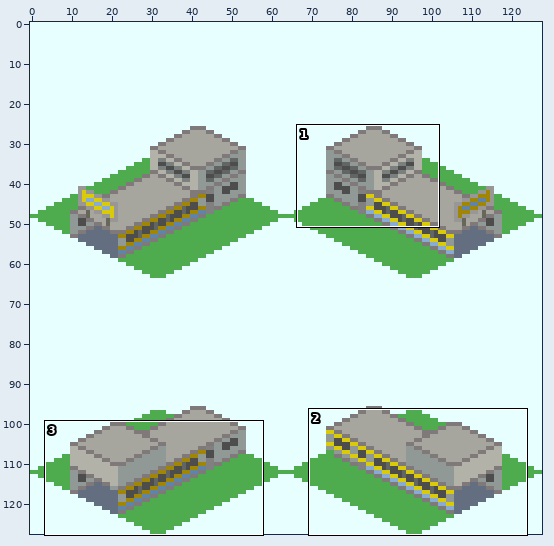
Sprite sheet -- Subway_Station_Gateway_Single_S.png. The picture above shows the old version from afar; the outline marks the close-up.
Close-up. Before the commit:
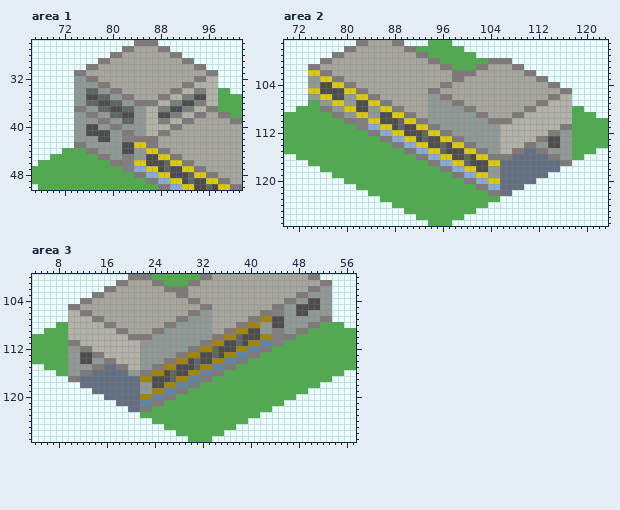
The file is 128x128 pixels. Colours within 5 levels of each other are drawn and written as one. Shown: area 1: x 67..101, y 26..50; area 2: x 70..123, y 97..127; area 3: x 4..57, y 100..127.
Now the later version:
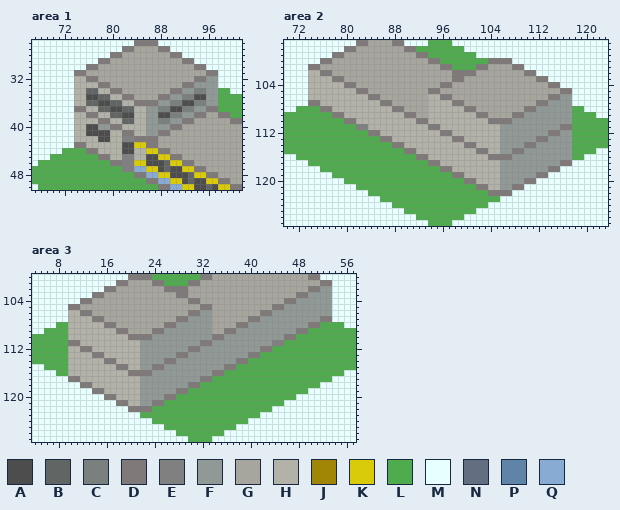
Palette (. is transparent): A #4d4d4d  B #616664  C #79807d  D #807979  E #808080  F #919996  G #a6a69e  H #b2b2a9  J #a18605  K #d9cb0a  L #4eac4e  M #e7ffff  N #636f80  P #6084a7  Q #88abd3
Change:
Changed rows in their new state; - is an unchanged pixel.
Area 1:
first column x 74:
32 HH--------------------FF
33 HHHH----------------FFFF
34 HH--HH------------FF--FF
35 HH----HH--------FF----FF
36 HH------HH----FF------FF
37 --HH------HHFF------FF--
38 HH--HH----HHFF----FF----
39 HHHH--HH--HHFF--FF------
40 HH------HHHHFFFF--------
41 HH----HH--HHFF----------
42 HHHH--HH----------------
43 --HHHHHH----------------
44 ----HHHH--HH------------
45 ------HH--HH------------
Area 2:
first column x 74:
102 HH------------------------------------------
103 HHHH----------------------------------------
104 HHHHHH--------------------------------------
105 HHHHHHHH------------------------------------
106 HHHHHHHHHH----------HH--------------------FF
107 DDHHHHHHHHHH--------HHHH----------------FFFF
108 ----HHHHHHHHHH------HHHHHH------------FFFFFF
109 ------HHHHHHHHHH----HHHHHHHH--------FFFFFFFF
110 --------HHHHHHHHHH--HHHHHHHHHH----FFFFFFFFFF
111 ----------HHHHHHHHHH--HHHHHHHHHHFFFFFFFFFF--
112 ------------HHHHHHHHHH--HHHHHHHHFFFFFFFF----
113 --------------HHHHHHHHHH--HHHHHHFFFFFF--FF--
114 ----------------HHHHHHHHHH--HHHHFFFF----FF--
115 ------------------HHHHHHHHHH--HHFF--FFFF----
116 --------------------HHHHHHHHHH----FFFFFFFF--
117 ----------------------HHHHHHHHHHFFFFFFFFFF--
118 ------------------------HHHHHHHHFFFFFFFFDD--
119 --------------------------HHHHHHFFFFFFDD----
120 ----------------------------HHHHFFFFDD------
121 ------------------------------HHFFDD--------
122 --------------------------------DD----------
Area 3:
first column x 10:
104 ----------------------------------------FF
105 --------------------------------------FFFF
106 ----------------------------------FF--FF--
107 --------------------------------FFFF------
108 ------------------------------FF--FF------
109 ----------------------------FFFF--FF------
110 --------------------------FFFFFFFFFF------
111 ------------------------FFFFFFFFFF--------
112 HH--------------------FFFFFFFFFF----------
113 HHHH----------------FFFFFFFFFF------------
114 HHHHHH------------FFFFFFFFFF--------------
115 HHHHHHHH--------FFFFFFFFFF----------------
116 HHHHHHHHHHDD--FFFFFFFFFF------------------
117 --HHHHHHHHHHFFFFFFFFFF--------------------
118 --DDHHHHHHHH--FFFFFF----------------------
119 ----DDHHHHHH--FFFF------------------------
120 ------DDHHHHFFFF--------------------------
121 --------DDHHFF----------------------------
122 ----------DD------------------------------
Pixel boxes of the changes (left, top, right, bottom) in both close-ups:
changed: (74, 76, 218, 160)
changed: (308, 70, 572, 196)
changed: (68, 298, 320, 412)
